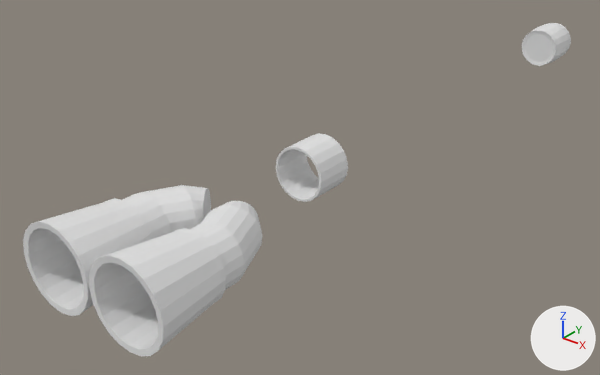
A saved change to the Blender file Assets/Models/Henry.blend.
Both versions are drawn from a camera (50 mm lens) standing at (7.83, -8.67, 6.51) and looking at (-0.96, 2.32, -0.3). The axes (+X, +Y, +Z) are drawn at lower right. The lights are the same throughout.

The scene before the commit, as lines of its bpy script (objects in view):
```python
ob_henry = bpy.data.objects.new('Henry', me_sphere)
ob_henry.location = (0.0, 0.0, 2.67)
ob_henry.scale = (0.452, 0.452, 0.452)
ob_snoot = bpy.data.objects.new('Snoot', me_cylinder_004)
ob_snoot.location = (0.0, 1.6, 0.7)
ob_snoot.rotation_euler = (1.571, 0.0, 0.0)  # degrees (90, 0, 0)
ob_snoot.scale = (0.483, 0.483, 0.483)
ob_snootend = bpy.data.objects.new('SnootEnd', me_cylinder_005)
ob_snootend.location = (0.0, 10.46, 0.7)
ob_snootend.rotation_euler = (1.571, 0.0, 0.0)  # degrees (90, 0, 0)
ob_snootend.scale = (0.483, 0.483, 0.483)
ob_snoothole = bpy.data.objects.new('SnootHole', me_cylinder_002)
ob_snoothole.location = (0.0, 1.65, 0.7)
ob_snoothole.rotation_euler = (1.571, 0.0, 0.0)  # degrees (90, 0, 0)
ob_snoothole.scale = (0.483, 0.483, 0.483)
ob_thrusters = bpy.data.objects.new('Thrusters', me_cylinder_006)
ob_thrusters.location = (-0.71, -1.5, 0.66)
ob_thrusters.rotation_euler = (1.571, 0.0, 0.0)  # degrees (90, 0, 0)
ob_thrusters.scale = (0.548, 0.548, 0.548)
```
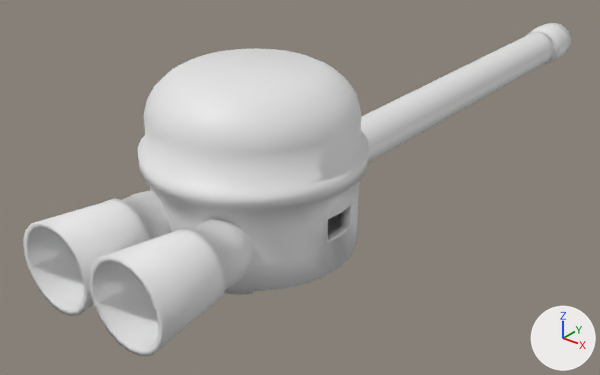
Where the change shows, as pixel boxes (x1, y1, x2, y2) in the pictures (600 x 375 px):
'Henry', shown
    after: (138, 49, 369, 295)
'Snoot', shown
    after: (361, 32, 554, 162)
part 2 of me_cylinder_002, shading changed
    before: (276, 133, 348, 202)
part 3 of me_cylinder_005, shading changed
    before: (522, 23, 571, 66)
    after: (526, 23, 571, 66)
part 4 of me_cylinder_006, shading changed
    both: (23, 190, 253, 356)

The change, as a diff of the scene's bpy script:
```diff
--- a/Assets/Models/Henry.blend.py
+++ b/Assets/Models/Henry.blend.py
@@ me_sphere @@
 me_sphere.from_pydata(...)  # 860 vertices, 802 faces; spans x -3.85..3.85, y -3.85..3.85, z -6.4..0.24
 # used by ob_henry; location = (0.0, 0.0, 2.67); scale = (0.452, 0.452, 0.452)
+# me_sphere part 1: all faces are now shaded smooth (802 of 802 changed)
@@ me_cylinder_002 @@
 me_cylinder_002.from_pydata(...)  # 100 vertices, 100 faces; spans x -1.0..1.0, y -1.0..1.0, z -0.32..1.22
 # used by ob_snoothole; location = (0.0, 1.65, 0.7); rotation_euler = (1.571, 0.0, 0.0), in degrees (90, 0, 0); scale = (0.483, 0.483, 0.483)
+# me_cylinder_002 part 2: all faces are now shaded smooth (100 of 100 changed)
@@ me_cylinder_005 @@
 me_cylinder_005.from_pydata(...)  # 120 vertices, 121 faces; spans x -0.96..0.96, y -0.96..0.96, z -1.89..0.04
 # used by ob_snootend; location = (0.0, 10.46, 0.7); rotation_euler = (1.571, 0.0, 0.0), in degrees (90, 0, 0); scale = (0.483, 0.483, 0.483)
+# me_cylinder_005 part 3: all faces are now shaded smooth (121 of 121 changed)
@@ me_cylinder_006 @@
 me_cylinder_006.from_pydata(...)  # 180 vertices, 162 faces; spans x -1.26..1.26, y -1.26..1.26, z -1.85..3.2
 # used by ob_thrusters; location = (-0.71, -1.5, 0.66); rotation_euler = (1.571, 0.0, 0.0), in degrees (90, 0, 0); scale = (0.548, 0.548, 0.548)
+# me_cylinder_006 part 4: all faces are now shaded smooth (162 of 162 changed)
@@ ob_henry @@
 ob_henry.scale = (0.452, 0.452, 0.452)
-ob_henry.hide_set(True)
@@ ob_snoot @@
 ob_snoot.scale = (0.483, 0.483, 0.483)
-ob_snoot.hide_set(True)
```
